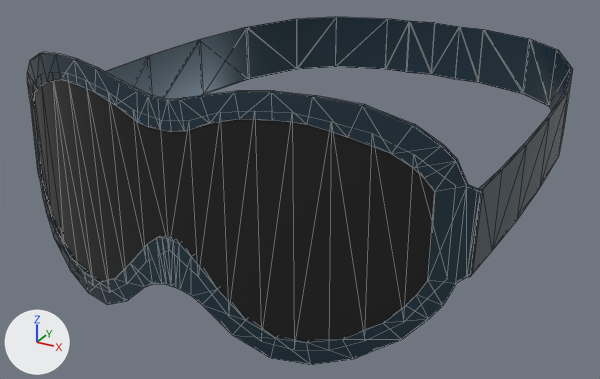
The glTF model core/assets/models/sport.glb as it was, and as the next commit left it.
One viewpoint serves both versions: a 50 mm lens placed at (1.67, -2.96, 1.24), pointed at (-0.08, 0.23, -0.35). Every picture has the same lights, and +X, +Y and +Z are marked at lower left. The older version comes first. Mesh edges are drawn as thin lines. Where no turn or scale is listed for an object, it has been applied to the vertices. Vertices at exactly the same position are counted once.

The first picture shows 'glasses25.001'.
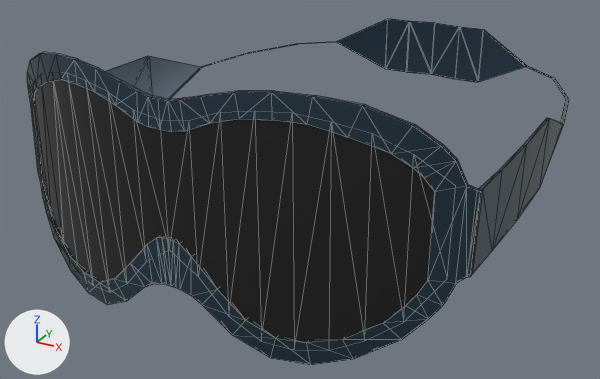
The change, as a diff of the scene's bpy script:
```diff
--- a/core/assets/models/sport.glb.py
+++ b/core/assets/models/sport.glb.py
@@ me_glasses25_001 @@
 me_glasses25_001.from_pydata(...)  # 352 vertices, 636 faces; spans x -1.02..1.02, y -0.88..1.75, z -0.52..0.48
 # used by ob_glasses25_001; location = (0.0, 0.0, 0.0)
+# me_glasses25_001 part 1: all 16 vertices in x -1.0..-0.59, y 0.75..1.64, z -0.16..0.16 are scaled about their middle by (1, 1, 0)
+# me_glasses25_001 part 2: all 16 vertices in x 0.59..1.0, y 0.75..1.64, z -0.16..0.16 are scaled about their middle by (1, 1, 0)
 me_glasses25_001.materials.append(mat_material_037)
```

Pixel boxes [x1, y1, x2, y2] of what changed, in the pictures (600 x 379 px; the box of a moved part takes in the faces that stretch with it):
'glasses25.001', reshaped: before [27, 17, 573, 365]; after [27, 19, 569, 365]
part 1 of me_glasses25_001, moved or reshaped: before [149, 17, 388, 99]; after [149, 19, 388, 99]
part 2 of me_glasses25_001, moved or reshaped: before [478, 29, 573, 189]; after [478, 29, 569, 189]
